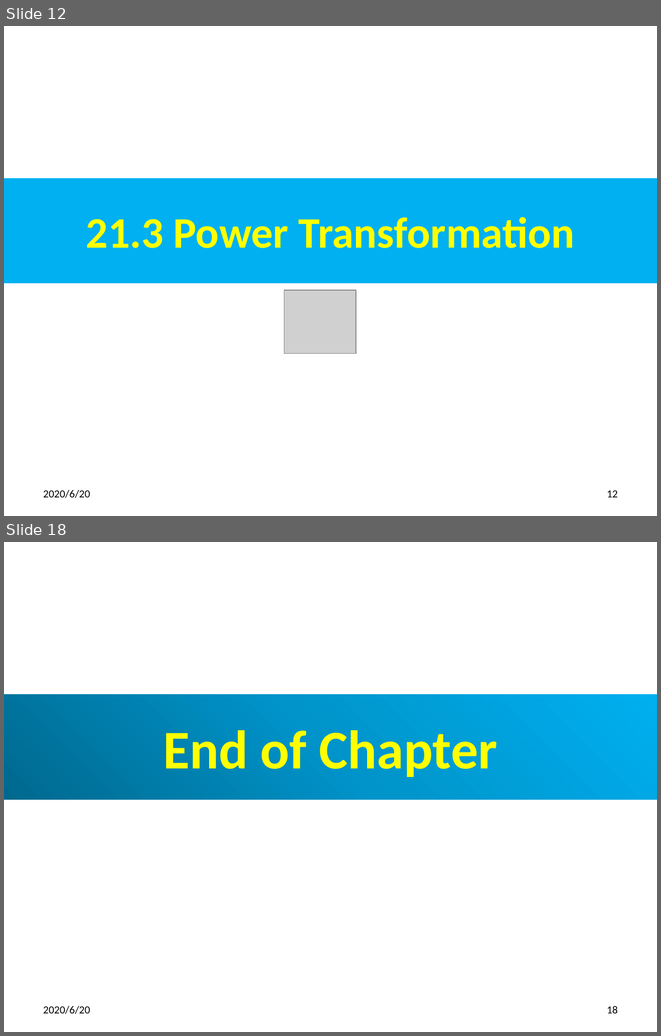
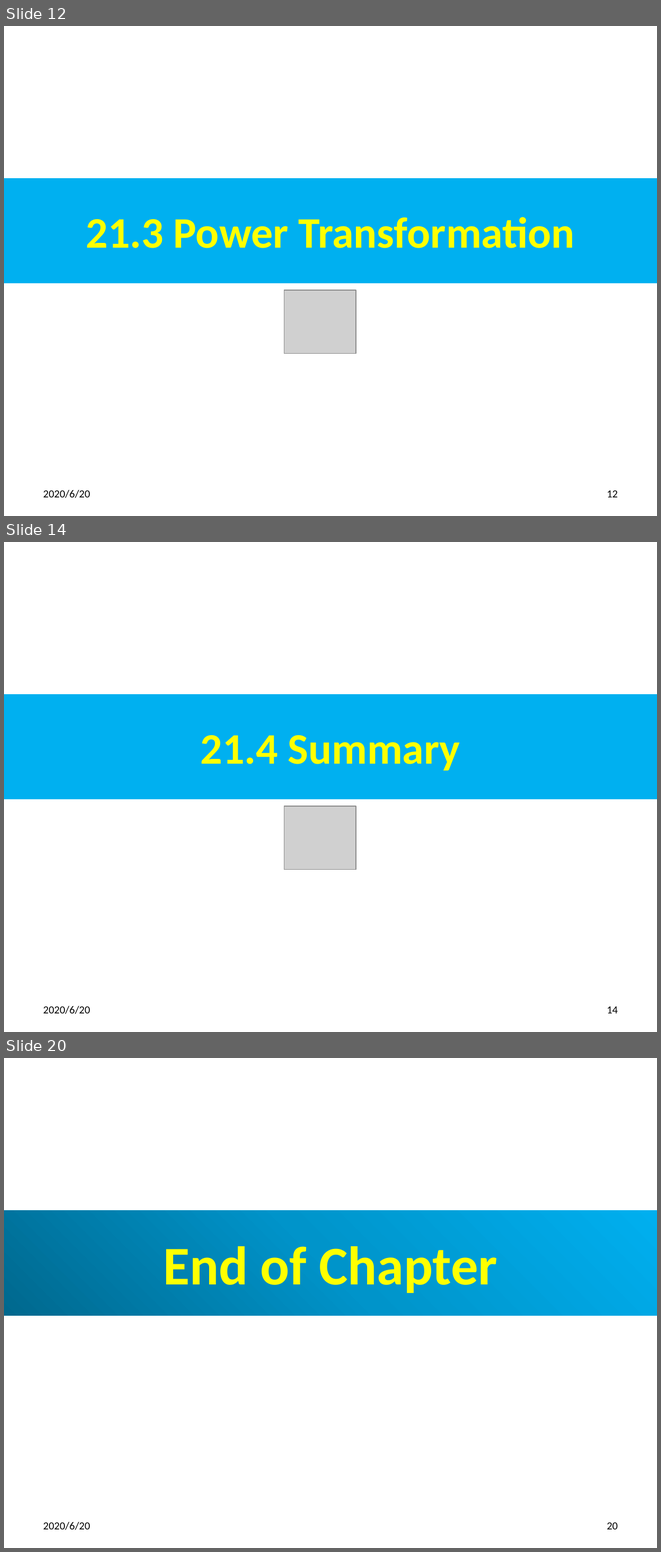
Before and after one commit to peterhchen/500_NLP_NLTK, a slide deck: 21_PowerTransform.pptx. Shown one above the other, each under a label of ours: slides 12 and 18 before the commit, slides 12, 14 and 20 after it; the slides between them are not shown. The pictures are 661x1036 and 661x1552 pixels, drawn with LibreOffice and Linux fonts; fonts in the diff are those of the drawing; grey boxes stand for pictures. Boxes give left, top, right and bottom in pixels: in the first picture for what was removed or moved away, otherwise in the second. Text is boxed around its words. In the diff, an @@ line names an element or a change of style, - is before the commit and + after.

```diff
--- a/21_PowerTransform.pptx
+++ b/21_PowerTransform.pptx
@@ slide 14 added at box(4, 542, 657, 1032), background #FFFFFF @@
@@ title added at box(4, 694, 657, 799), fill #00B0F0, 48 pt, text #FFFF00, bold @@
+21.4 Summary
@@ picture added at box(284, 806, 356, 869) @@
@@ text added at box(43, 1005, 90, 1014), 12 pt, text #000000 @@
+2020/6/20
@@ page number added at box(607, 1006, 618, 1013), 12 pt, text #000000 @@
+14
@@ what was slide 18 is now slide 20 @@
@@ page number at box(607, 1522, 618, 1529): text changed @@
-18
+20
```
Also in this commit, not shown: 5 slides changed, 1 other slide added.
